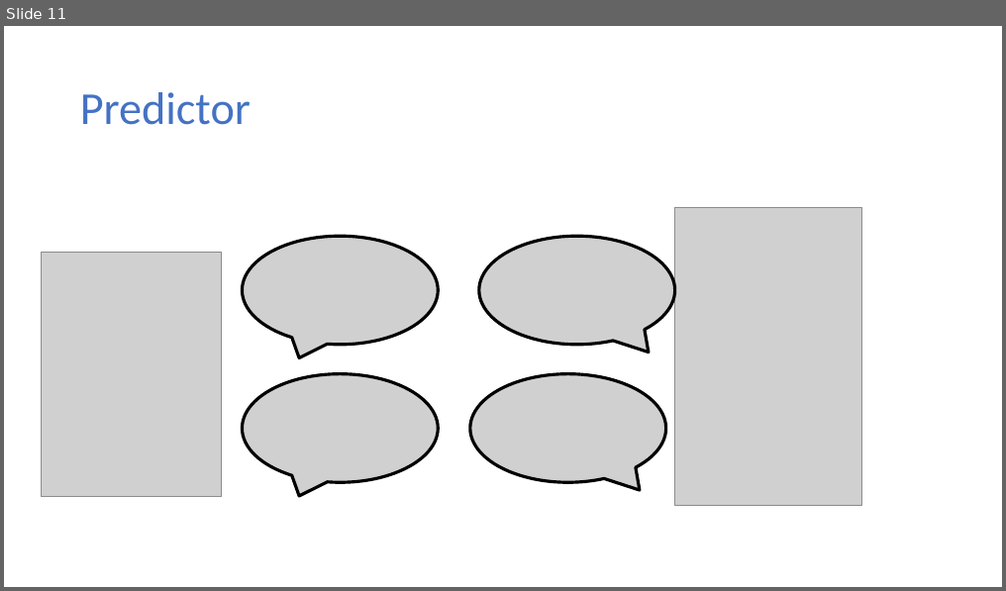
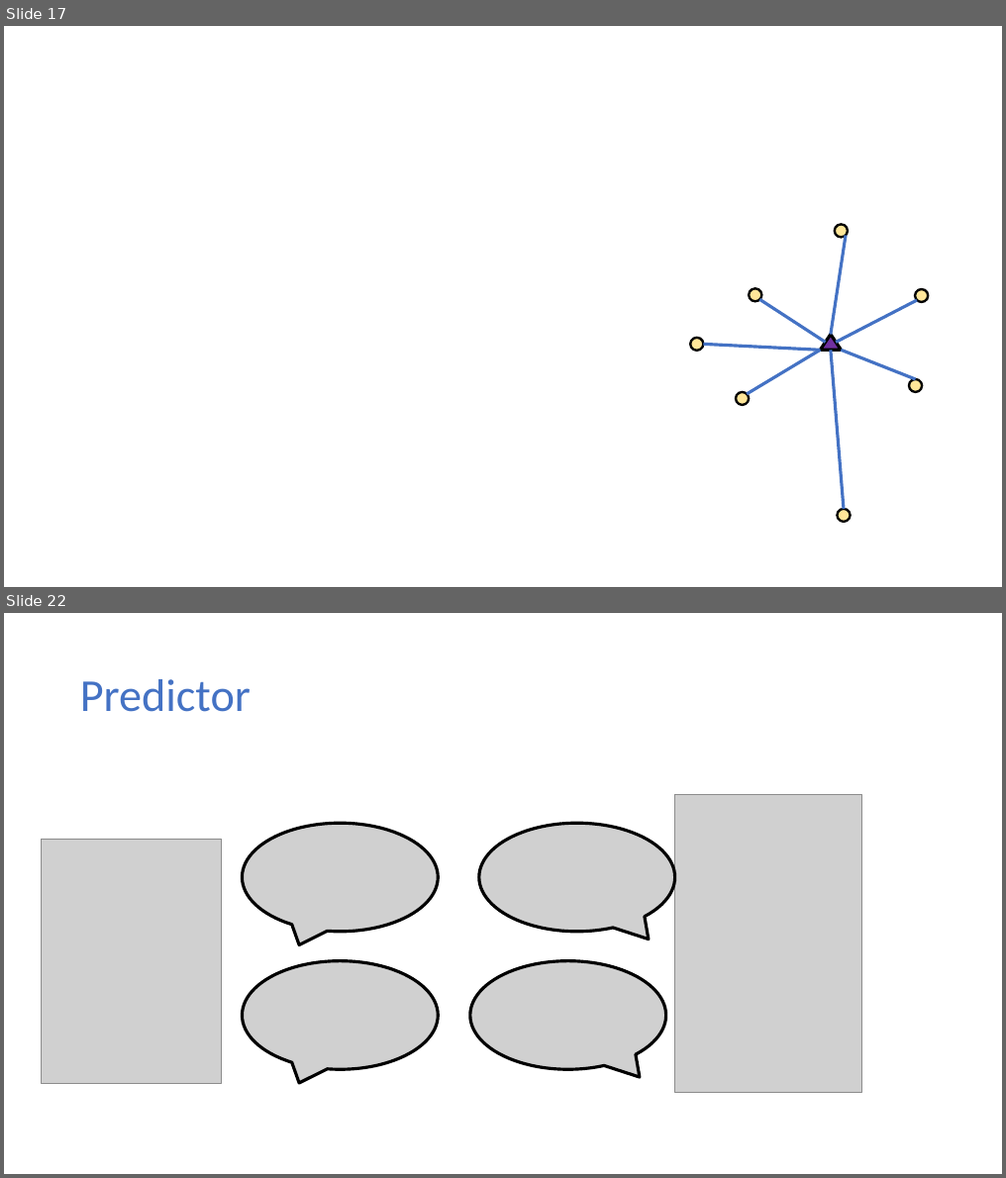
Before and after one commit to samsonzhou/samsonzhou.github.io, a slide deck: other-talks/Learning Augmented Algorithms for k-Means Clustering.pptx. Shown one above the other, each under a label of ours: slide 11 before the commit, slides 17 and 22 after it; the slides between them are not shown. The pictures are 1006x591 and 1006x1178 pixels, drawn with LibreOffice and Linux fonts; fonts in the diff are those of the drawing; grey boxes stand for pictures. Boxes give left, top, right and bottom in pixels: in the first picture for what was removed or moved away, otherwise in the second. Text is boxed around its words. In the diff, an @@ line names an element or a change of style, - is before the commit and + after.

```diff
--- a/other-talks/Learning Augmented Algorithms for k-Means Clustering.pptx
+++ b/other-talks/Learning Augmented Algorithms for k-Means Clustering.pptx
@@ slide 17 added at [4, 26, 1002, 587], background #FFFFFF @@
@@ ellipse added at [835, 224, 847, 237], fill #FFE699, outline #000000 2.25 pt @@
@@ line added from (831, 335) to (846, 236), #4472C4 3 pt @@
@@ ellipse added at [748, 288, 761, 301], fill #FFE699, outline #000000 2.25 pt @@
@@ ellipse added at [915, 289, 928, 302], fill #FFE699, outline #000000 2.25 pt @@
@@ line added from (760, 300) to (826, 343), #4472C4 3 pt @@
@@ line added from (836, 343) to (918, 301), #4472C4 3 pt @@
@@ ellipse added at [690, 338, 703, 351], fill #FFE699, outline #000000 2.25 pt @@
@@ line added from (820, 350) to (703, 344), #4472C4 3 pt @@
@@ line added from (820, 350) to (746, 394), #4472C4 3 pt @@
@@ triangle added at [820, 335, 841, 350], fill #7030A0, outline #000000 3 pt @@
@@ line added from (831, 350) to (844, 509), #4472C4 3 pt @@
@@ line added from (841, 350) to (916, 379), #4472C4 3 pt @@
@@ ellipse added at [909, 379, 922, 392], fill #FFE699, outline #000000 2.25 pt @@
@@ ellipse added at [737, 392, 748, 405], fill #FFE699, outline #000000 2.25 pt @@
@@ ellipse added at [838, 509, 849, 522], fill #FFE699, outline #000000 2.25 pt @@
@@ what was slide 11 is now slide 22 @@
```
Also in this commit, not shown: 4 slides changed, 11 other slides added, 1 slide removed, 2 other files.
